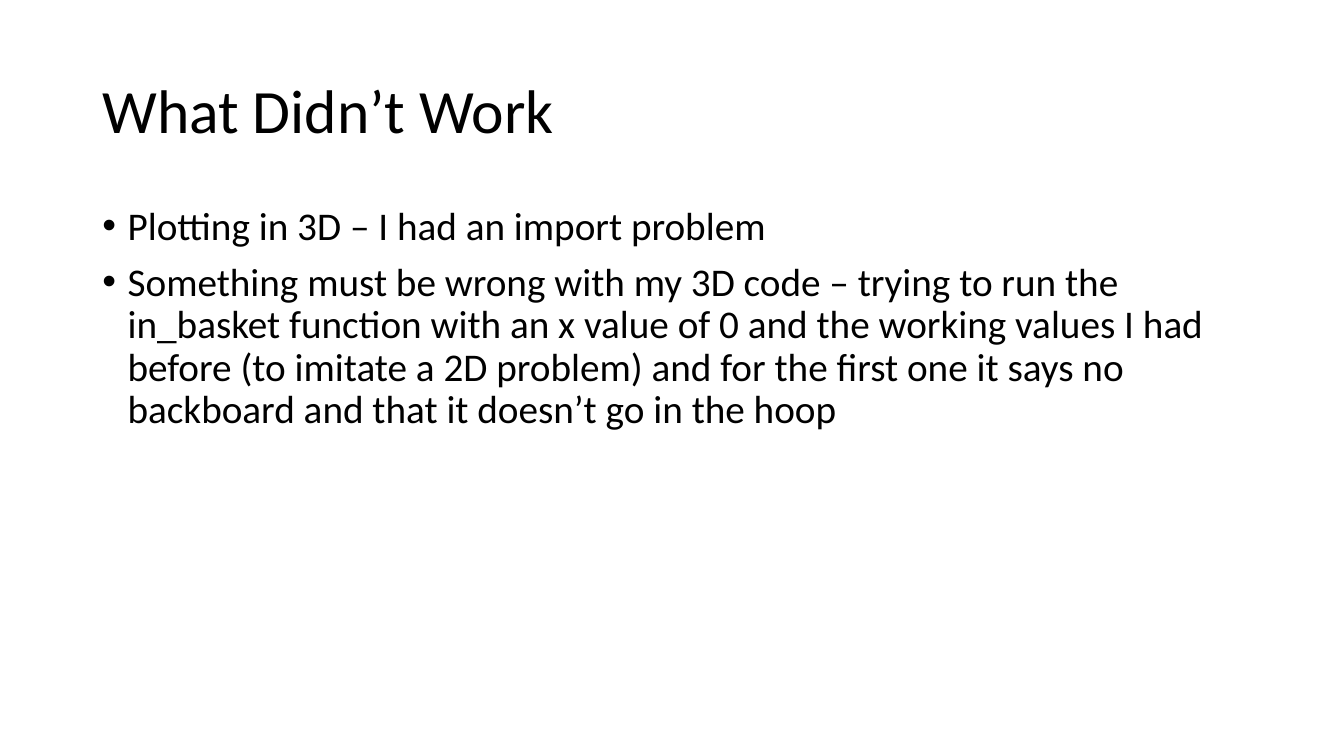
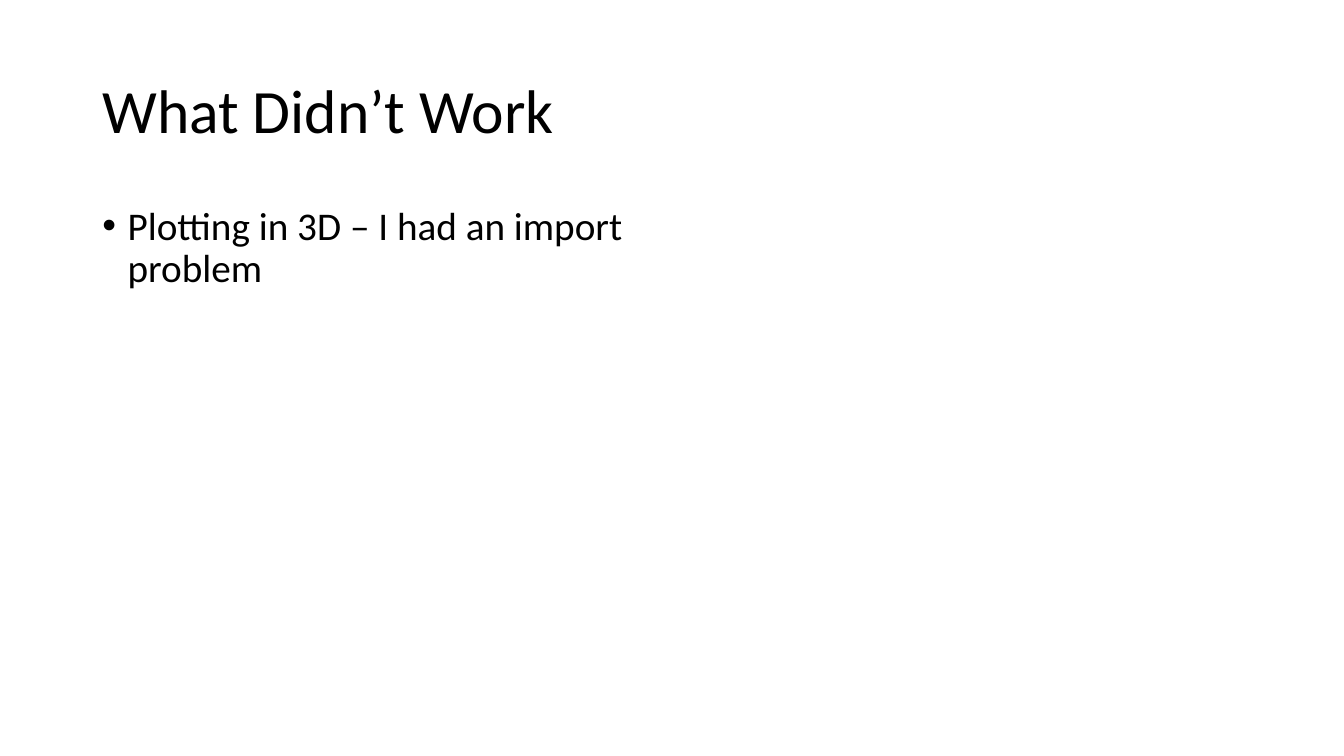
Before and after one commit to cawelch/hoop-never-misses, a slide deck: slide 6 of Weekly Presentations/Week 2.pptx. Drawn at 1344x756 pixels with LibreOffice and Linux fonts; fonts in the diff are those of the drawing. Boxes give left, top, right and bottom in pixels: in the first picture for what was removed or moved away, otherwise in the second. Text is boxed around its words. In the diff, an @@ line names an element or a change of style, - is before the commit and + after.

```diff
--- a/Weekly Presentations/Week 2.pptx
+++ b/Weekly Presentations/Week 2.pptx
@@ text at (128,268,1203,430): paragraph removed @@
-• Something must be wrong with my 3D code – trying to run the in_basket function with an x value of 0 and the working values I had before (to imitate a 2D problem) and for the first one it says no backboard and that it doesn’t go in the hoop
```
Also in this commit, not shown: 1 other slide changed, 1 slide added, 1 other file.
